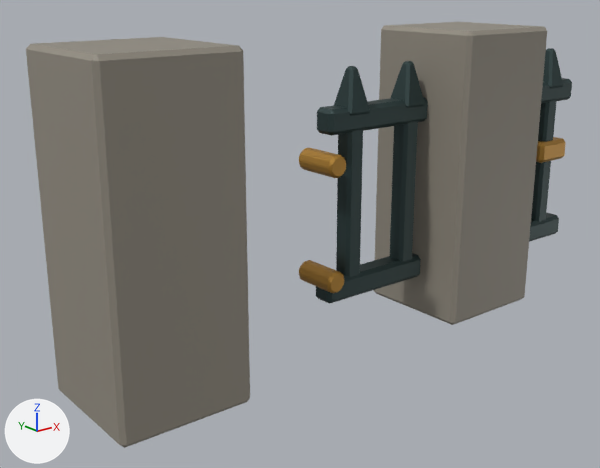
A saved change to the Blender file assets/game-assets/PolishedStoneFenceGate.blend.
Camera for both pictures: a 50 mm camera at (-1.125, -1.33, 0.797) aimed at (-0.001, 0.075, 0.235). The axes (+X, +Y, +Z) are drawn at lower left. The lights are the same throughout. The picture after the commit comes second.

Names of what the first picture shows: 'PolishedStoneFenceGate_Leaf', 'PolishedStoneFenceGate_Posts'.
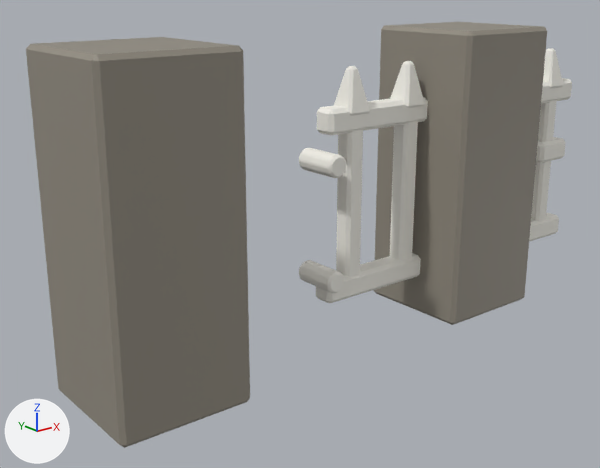
What differs and where, as boxes (x1, y1, x2, y2) in the pictures (600 x 468 px):
part 1 of me_polishedstonefencegate_leaf_mesh, recoloured (dark cyan to white): (316, 48, 572, 304) in both
part 2 of me_polishedstonefencegate_leaf_mesh, recoloured: (299, 137, 566, 294) in both

Patch to the scene script:
```diff
--- a/assets/game-assets/PolishedStoneFenceGate.blend.py
+++ b/assets/game-assets/PolishedStoneFenceGate.blend.py
@@ mat_material_whitepaint @@
+mat_material_whitepaint = principled_material('Material.WhitePaint')
+mat_material_whitepaint.base_color = (0.905, 0.888, 0.823)  # white #f4f2ea
+mat_material_whitepaint.roughness = 0.82
@@ me_polishedstonefencegate_leaf_mesh @@
 me_polishedstonefencegate_leaf_mesh.from_pydata(...)  # 432 vertices, 462 faces; spans x -0.025..0.86, y -0.055..0.055, z 0.093..0.61
 # used by ob_polishedstonefencegate_leaf; location = (0.0, 0.0, 0.0)
+# me_polishedstonefencegate_leaf_mesh part 1: all 312 faces that had it switch from mat_material_polishedstonefencegate_metal (dark cyan #344747) to mat_material_whitepaint (white #f4f2ea)
+# me_polishedstonefencegate_leaf_mesh part 2: all 150 faces that had it switch from mat_material_polishedstonefencegate_hardware (orange #b98a3a) to mat_material_whitepaint (white #f4f2ea)
```
